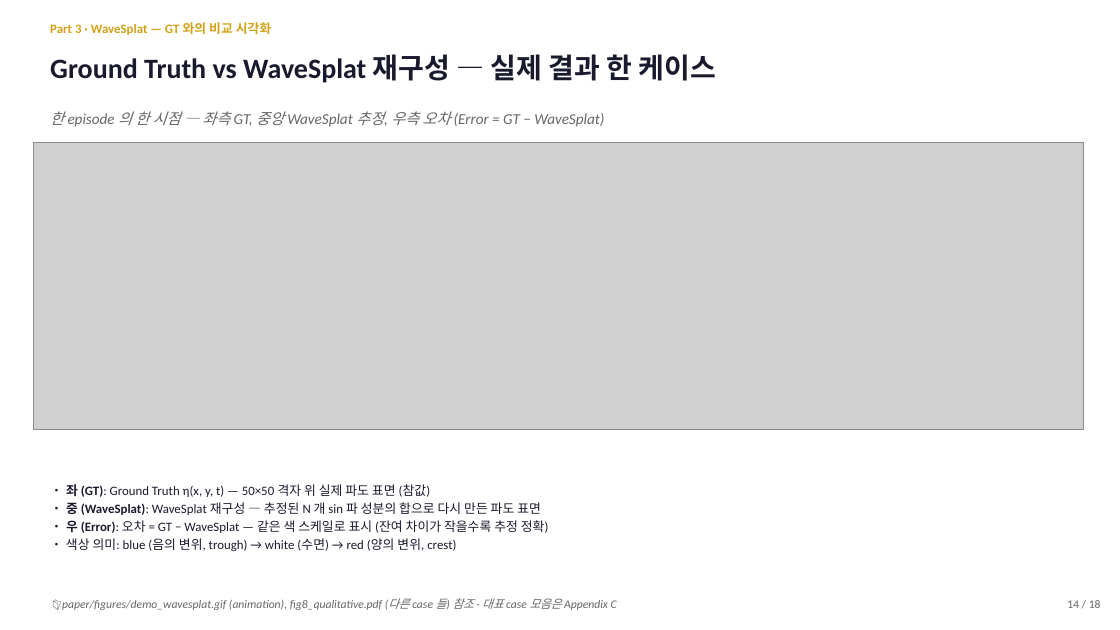
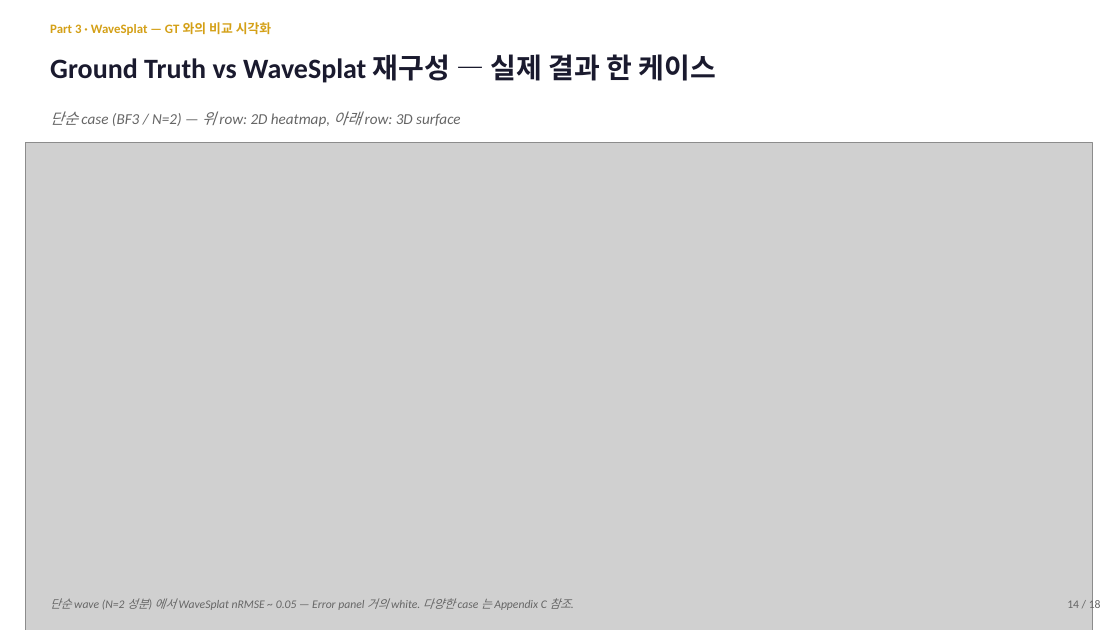
Before and after one commit to SAEYONGPARK94/wavesplat, a slide deck: slide 14 of wavesplat/docs/labmeeting_2026_05_13.pptx. Drawn at 1120x630 pixels with LibreOffice and Linux fonts; fonts in the diff are those of the drawing; grey boxes stand for pictures. Boxes give left, top, right and bottom in pixels: in the first picture for what was removed or moved away, otherwise in the second. Text is boxed around its words. In the diff, an @@ line names an element or a change of style, - is before the commit and + after.

```diff
--- a/wavesplat/docs/labmeeting_2026_05_13.pptx
+++ b/wavesplat/docs/labmeeting_2026_05_13.pptx
@@ text at (50, 111, 460, 127): text changed @@
-한 episode 의 한 시점 — 좌측 GT, 중앙 WaveSplat 추정, 우측 오차 (Error = GT − WaveSplat)
+단순 case (BF3 / N=2) — 위 row: 2D heatmap, 아래 row: 3D surface
@@ picture added at (25, 143, 1092, 630) @@
@@ picture removed at (34, 143, 1084, 429) @@
@@ text removed at (66, 484, 549, 551) @@
-• 좌 (GT): Ground Truth η(x, y, t) — 50×50 격자 위 실제 파도 표면 (참값)
-• 중 (WaveSplat): WaveSplat 재구성 — 추정된 N 개 sin 파 성분의 합으로 다시 만든 파도 표면
-• 우 (Error): 오차 = GT − WaveSplat — 같은 색 스케일로 표시 (잔여 차이가 작을수록 추정 정확)
-• 색상 의미: blue (음의 변위, trough) → white (수면) → red (양의 변위, crest)
@@ text at (50, 598, 571, 610): text changed @@
-📂 paper/figures/demo_wavesplat.gif (animation), fig8_qualitative.pdf (다른 case 들) 참조 · 대표 case 모음은 Appendix C
+단순 wave (N=2 성분) 에서 WaveSplat nRMSE ~ 0.05 — Error panel 거의 white. 다양한 case 는 Appendix C 참조.
```
Also in this commit, not shown: 4 other slides changed, 4 other files.
